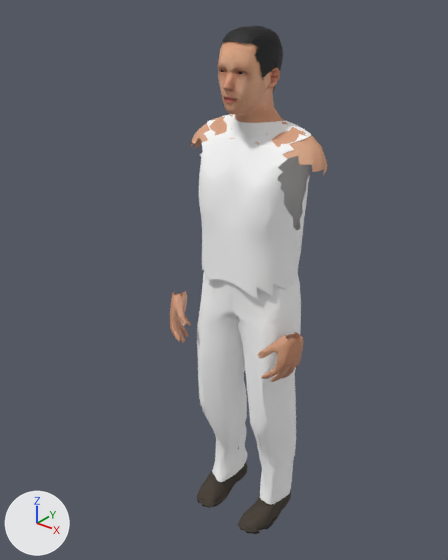
A saved change to the glTF model packages/client/public/assets/characters/zion-crowd-male.glb.
Rendered twice from a 50 mm camera at (2.72, -3.84, 4.64) aimed at (-0.11, -0.3, 2.45). The lights are fixed; the arrows at lower left show +X, +Y and +Z. The picture after the commit comes second. Vertices at exactly the same position are counted once.

Objects in the first picture: 'Zion hair', 'Zion shirt', 'Zion skin', 'Zion soles', 'Zion trousers'.
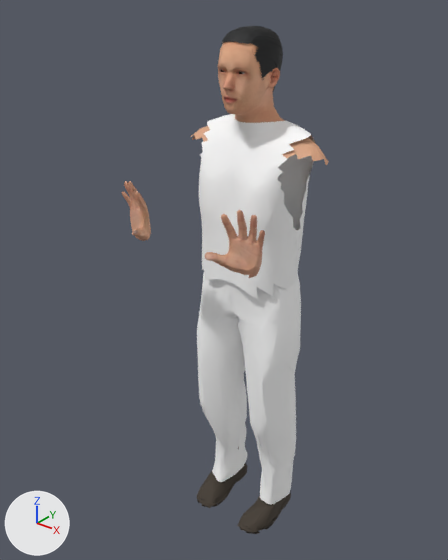
The newer file adds a shape key; the second version is drawn at full value of the shape key 'clap_open' of 'Zion skin', and the change is written as the vertex moves it makes.

Boxes (x1, y1, x2, y2) around the edits, measured in the pictures (448 x 560 px; the box of a moved part takes in the faces that stretch with it):
'Zion skin', reshaped (30% wider, 30% shorter)
    before: (170, 41, 328, 382)
    after: (122, 41, 328, 278)
part 1 of me_zion_skin, moved or reshaped
    before: (170, 291, 191, 343)
    after: (122, 181, 151, 241)
part 2 of me_zion_skin, moved or reshaped
    before: (258, 332, 304, 382)
    after: (205, 210, 265, 278)
part 3 of me_zion_skin, moved or reshaped
    before: (190, 114, 328, 175)
    after: (190, 116, 328, 165)

What the commit changed:
me_zion_skin is used by ob_zion_skin; location (0.0, 0.0, 0.0).
me_zion_skin had 1622 vertices, 2910 faces and spanned x -0.65..0.65, y -0.51..0.2, z 1.76..4.34.
me_zion_skin now has 1622 vertices, 2910 faces and spans x -0.65..0.65, y -1.05..0.2, z 2.84..4.34.
me_zion_skin part 1: 394 of 1622 vertices moved; they spanned x -0.65..-0.38, y -0.51..-0.23, z 1.76..2.21 and now span x -0.65..-0.32, y -1.05..-0.76, z 2.84..3.34; mean shift (0.05, -0.48, 1.2); largest move (-0.47, -0.41, 1.76) -> (-0.49, -0.89, 3.34).
me_zion_skin part 2: 394 of 1622 vertices moved; they spanned x 0.38..0.65, y -0.51..-0.23, z 1.76..2.21 and now span x 0.32..0.65, y -1.05..-0.76, z 2.84..3.34; mean shift (-0.05, -0.48, 1.2); largest move (0.47, -0.41, 1.76) -> (0.49, -0.89, 3.34).
me_zion_skin part 3: 80 of 1622 vertices moved; they spanned x -0.6..0.6, y -0.22..0.2, z 3.39..3.71 and now span x -0.62..0.62, y -0.22..0.2, z 3.45..3.7; mean shift (0.0, 0.0, 0.01); largest move (-0.6, -0.06, 3.39) -> (-0.62, -0.07, 3.47).
